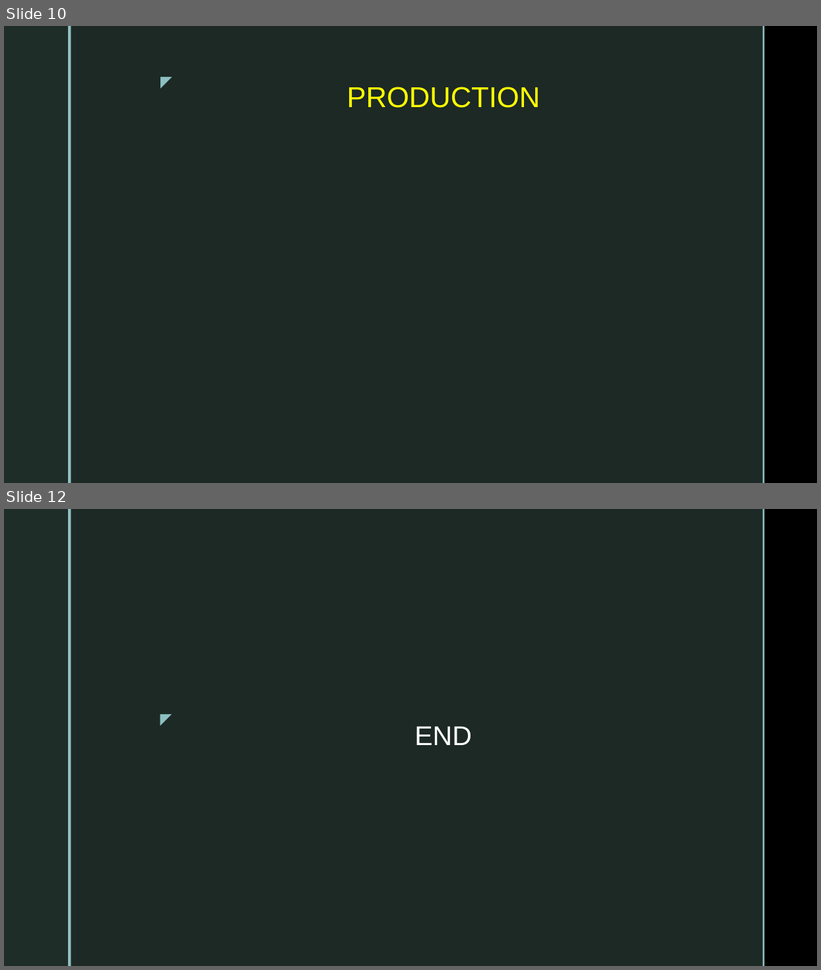
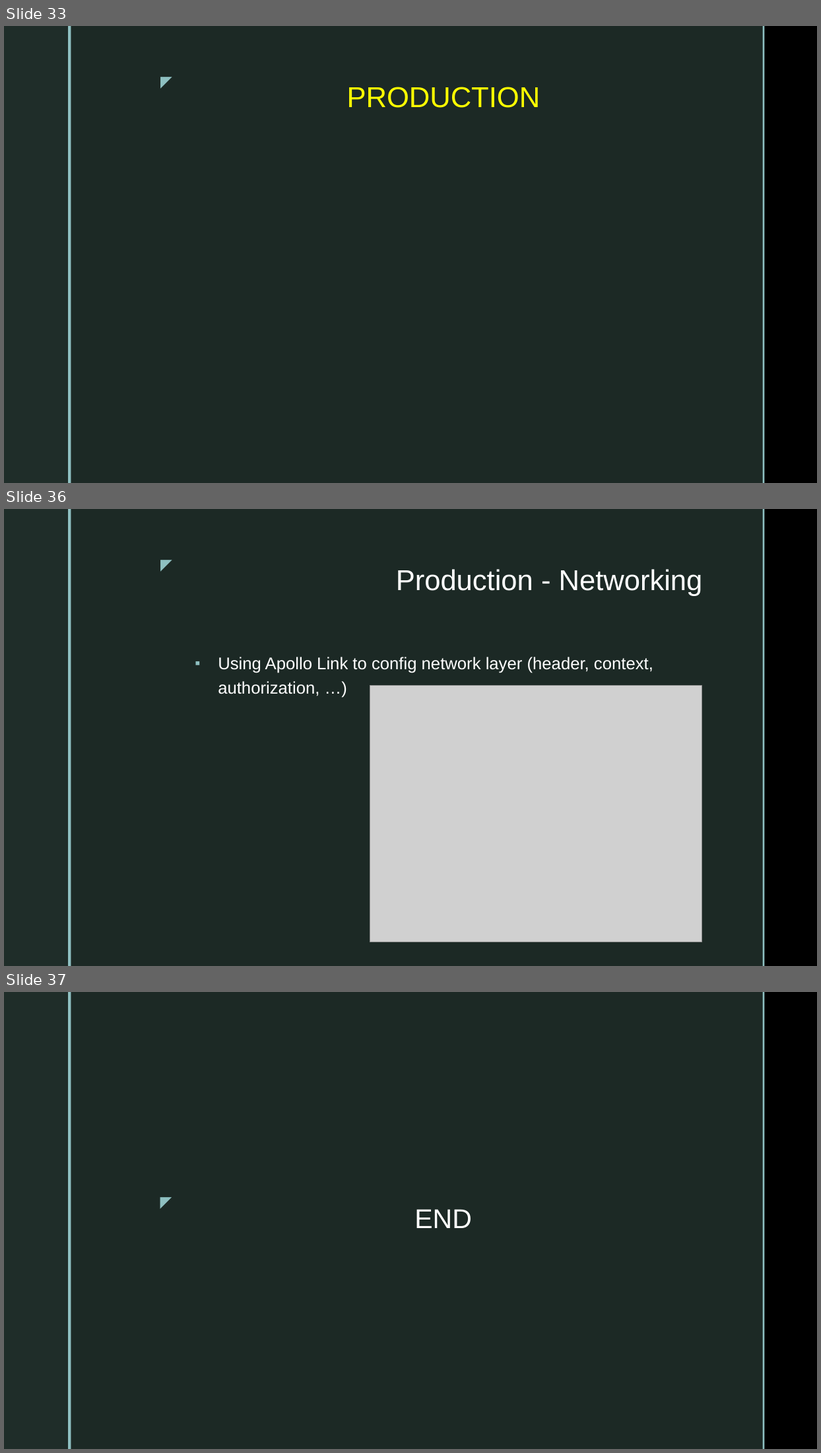
Before and after one commit to dtvu94/Apollo-Server-Client, a slide deck: Docs/Apollo_Client_React.pptx. Shown one above the other, each under a label of ours: slides 10 and 12 before the commit, slides 33, 36 and 37 after it; the slides between them are not shown. The pictures are 821x970 and 821x1453 pixels, drawn with LibreOffice and Linux fonts; fonts in the diff are those of the drawing; grey boxes stand for pictures; background and template pictures are left out. Boxes give left, top, right and bottom in pixels: in the first picture for what was removed or moved away, otherwise in the second. Text is boxed around its words. In the diff, an @@ line names an element or a change of style, - is before the commit and + after.

Commit message:
Update complete Apollo Client slide and demo

```diff
--- a/Docs/Apollo_Client_React.pptx
+++ b/Docs/Apollo_Client_React.pptx
@@ slide 36 added at (x1=4, y1=509, x2=817, y2=966), background picture (left out); not listed: 5 template elements that a slide beside it also shows @@
@@ title added at (x1=396, y1=569, x2=703, y2=596), 34 pt, text #FFFFFF @@
+Production - Networking
@@ text added at (x1=218, y1=657, x2=653, y2=696), 20 pt, text #FFFFFF @@
+▪ Using Apollo Link to config network layer (header, context, authorization, …)
@@ picture added at (x1=370, y1=685, x2=702, y2=942) @@
@@ what was slide 10 is now slide 33 @@
@@ what was slide 12 is now slide 37 @@
```
Also in this commit, not shown: 1 slide changed, 27 other slides added, 5 slides removed, 20 other files.
